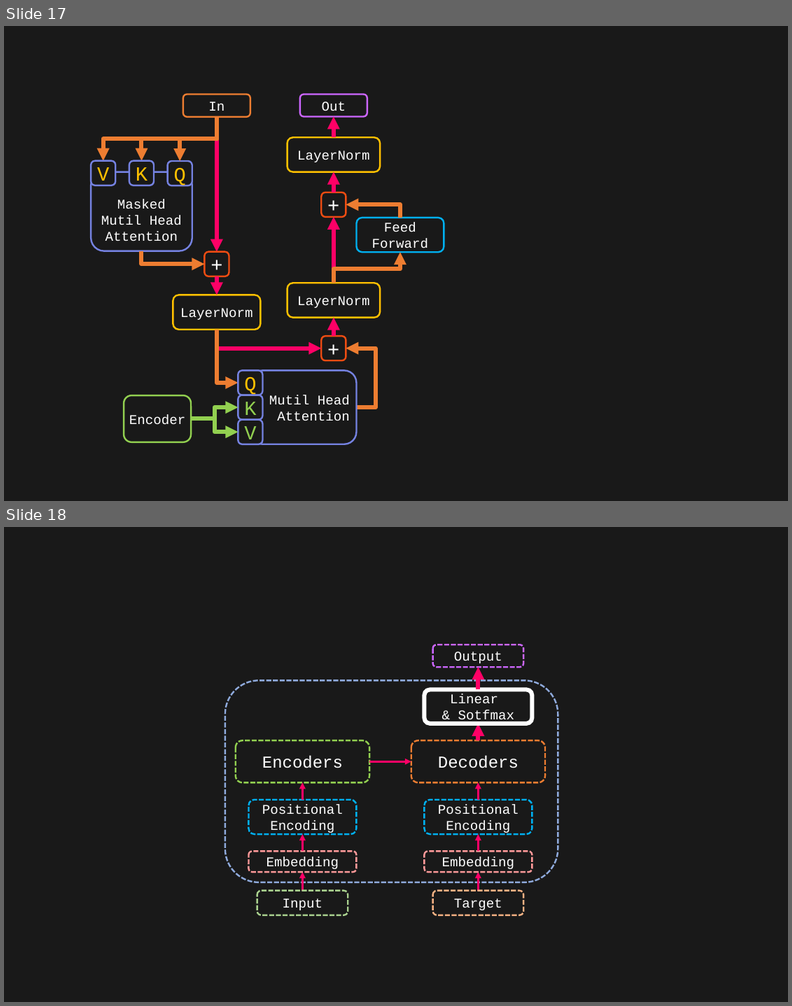
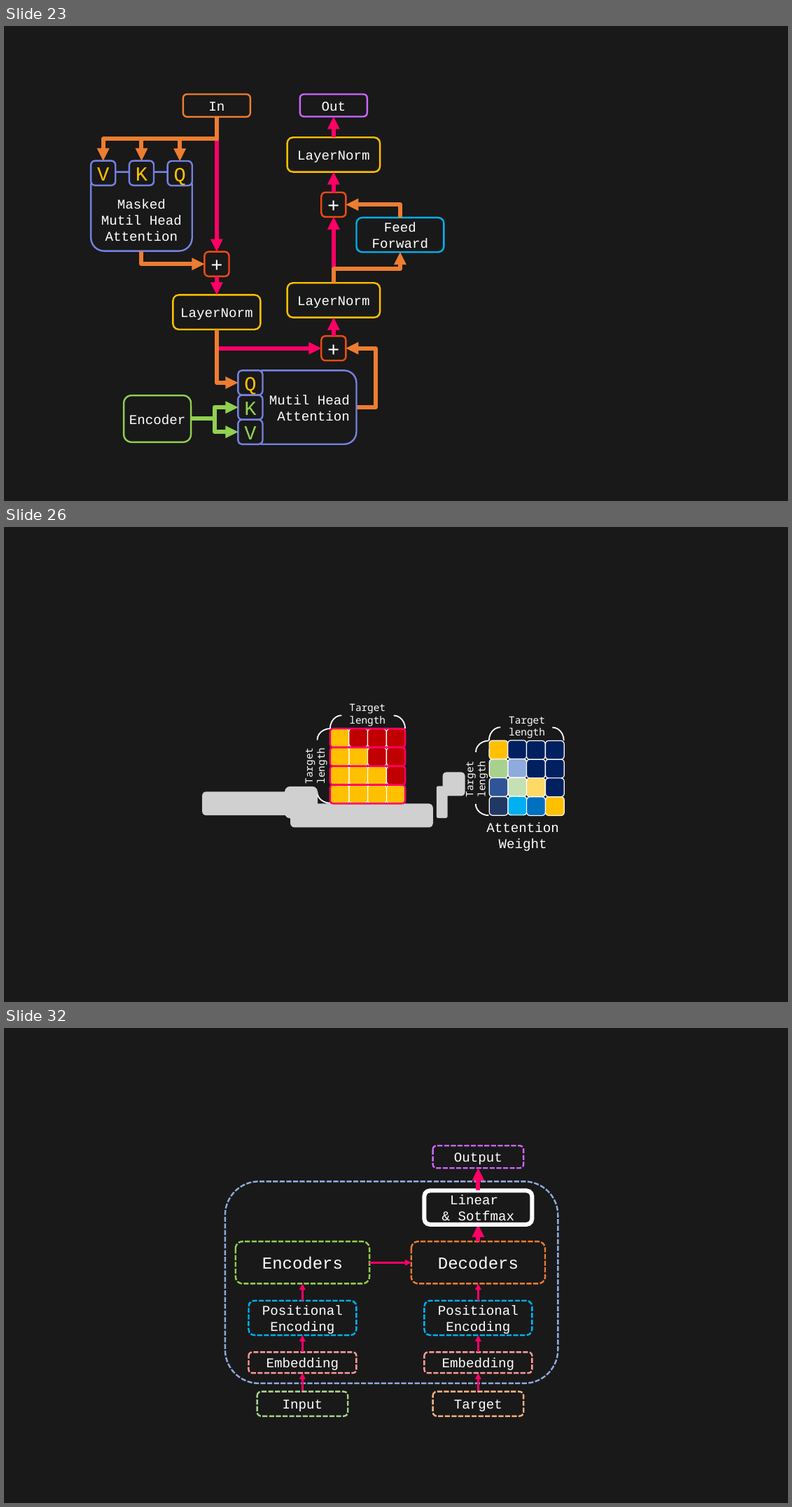
Before and after one commit to toonnyy8/PPT, a slide deck: Attention-is-all-you-need/image.pptx. Shown one above the other, each under a label of ours: slides 17 and 18 before the commit, slides 23, 26 and 32 after it; the slides between them are not shown. The pictures are 792x1006 and 792x1507 pixels, drawn with LibreOffice and Linux fonts; fonts in the diff are those of the drawing; grey boxes stand for pictures. Boxes give left, top, right and bottom in pixels: in the first picture for what was removed or moved away, otherwise in the second. Text is boxed around its words. In the diff, an @@ line names an element or a change of style, - is before the commit and + after.

```diff
--- a/Attention-is-all-you-need/image.pptx
+++ b/Attention-is-all-you-need/image.pptx
@@ slide 26 added at box(4, 527, 788, 1002), background #191919 @@
@@ group added at box(305, 703, 405, 803): 17 rounded rectangles, 4 arc (boxed as its full ellipse)s, 1 text @@
+Target length
+Target length
@@ rounded rectangle added at box(330, 729, 405, 747), outline #FF0066 4 pt @@
@@ rounded rectangle added at box(330, 747, 405, 766), outline #FF0066 4 pt @@
@@ group added at box(466, 716, 565, 816): 17 rounded rectangles, 4 arc (boxed as its full ellipse)s, 1 text @@
+Target length
+Target length
@@ rounded rectangle added at box(330, 766, 405, 785), outline #FF0066 4 pt @@
@@ picture added at box(443, 772, 465, 797) @@
@@ picture added at box(202, 792, 304, 815) @@
@@ picture added at box(285, 787, 318, 818) @@
@@ rounded rectangle added at box(330, 785, 405, 803), outline #FF0066 4 pt @@
@@ picture added at box(437, 786, 448, 818) @@
@@ picture added at box(290, 803, 433, 827) @@
@@ rounded rectangle added at box(479, 823, 567, 847), 32 pt, text #FFFFFF @@
+Attention
+Weight
@@ what was slide 17 is now slide 23 @@
@@ what was slide 18 is now slide 32 @@
```
Also in this commit, not shown: 7 slides changed, 5 other slides added, 16 other files.
